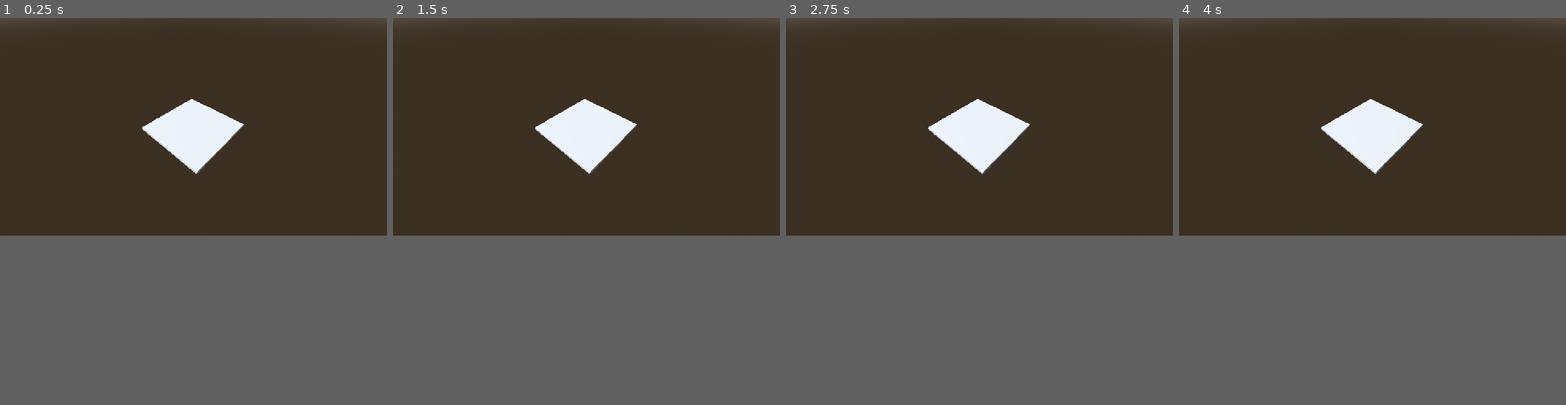
Above: before the commit, frames 1-4 (left to right).
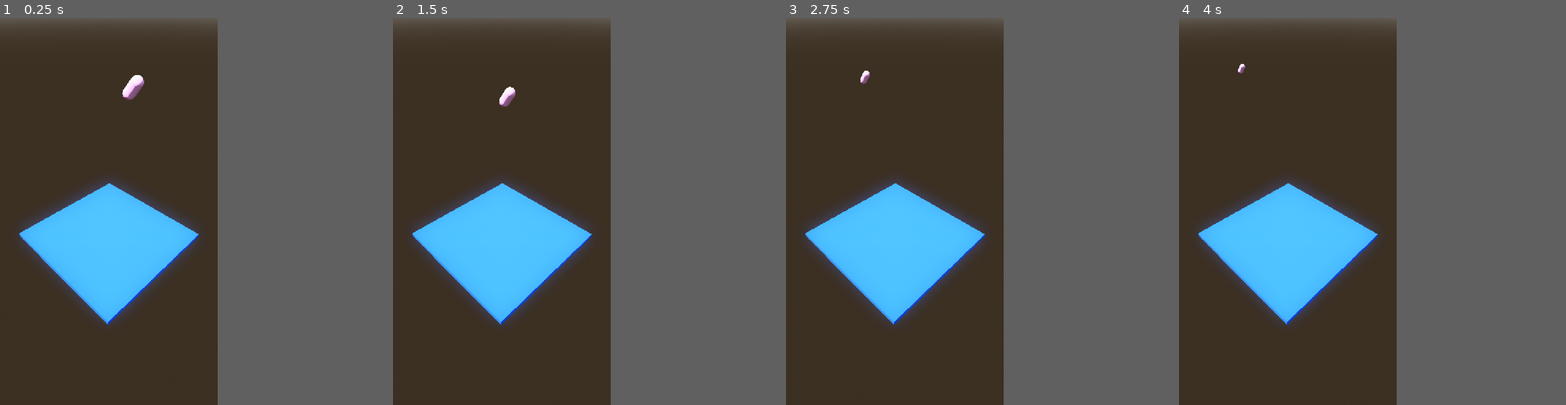
Above: after the commit, the same moments.

Repository: andrzejwitkowski/jenga
Game: Godot game, scene res://Scenes/Test.tscn
Same seed, same stepped clock (60 frames per second), same inputs: the game is played once before the commit and once after it.
Inputs:
- Up to frame 1 (0.25 s): no input
- Up to frame 2 (1.5 s): tap Q (drop, bound only after the commit) at 0.6 s; tap F (freeze, bound only after the commit) at 0.8, 1.35 s; tap Enter at 1.25 s
- Up to frame 3 (2.75 s): tap Q (drop, bound only after the commit) at 1.55, 2.1 s; tap F (freeze, bound only after the commit) at 2.3 s
- Up to frame 4 (4 s): tap Space at 2.75 s; tap F (freeze, bound only after the commit) at 2.85, 3.8 s; tap Q (drop, bound only after the commit) at 3.05, 3.6 s
In our replay, the window is 800x450 before the commit and 450x800 after it. These sizes can differ from the game's own. Grey fills any space a smaller window leaves; there, only what the larger window draws over its background counts as a difference.

The runs differ from the first frame. In frame 1, 13% of the frame differs, in the area x 5-100%, y 0-80%; in frame 2, 13%; in frame 3, 13%; in frame 4, 13%.

Commit message:
rigidbody tests

Diff:
--- a/jenga/Scenes/Test.tscn
+++ b/jenga/Scenes/Test.tscn
@@ -1,4 +1,7 @@
-[gd_scene load_steps=5 format=3 uid="uid://db12w5b003j45"]
+[gd_scene load_steps=12 format=3 uid="uid://db12w5b003j45"]
+
+[ext_resource type="PhysicsMaterial" uid="uid://crns67wign6o" path="res://Scenes/test_phy_mat.tres" id="1_ko2s7"]
+[ext_resource type="Script" uid="uid://do4evk1jg5ipu" path="res://Scenes/capsule3.gd" id="2_gxb1y"]
 
 [sub_resource type="ProceduralSkyMaterial" id="ProceduralSkyMaterial_ot306"]
 sky_horizon_color = Color(0.66224277, 0.6717428, 0.6867428, 1)
@@ -13,10 +16,25 @@
 tonemap_mode = 2
 glow_enabled = true
 
+[sub_resource type="StandardMaterial3D" id="StandardMaterial3D_ot306"]
+albedo_color = Color(0.105882354, 0.34117648, 1, 1)
+
 [sub_resource type="BoxMesh" id="BoxMesh_0dy5s"]
+material = SubResource("StandardMaterial3D_ot306")
 size = Vector3(15, 0.5, 15)
 
-[node name="Node" type="Node3D"]
+[sub_resource type="BoxShape3D" id="BoxShape3D_ko2s7"]
+size = Vector3(15, 0.5, 15)
+
+[sub_resource type="StandardMaterial3D" id="StandardMaterial3D_ko2s7"]
+albedo_color = Color(0.9413577, 0.627194, 0.8583752, 1)
+
+[sub_resource type="CapsuleMesh" id="CapsuleMesh_gxb1y"]
+material = SubResource("StandardMaterial3D_ko2s7")
+
+[sub_resource type="CapsuleShape3D" id="CapsuleShape3D_ot306"]
+
+[node name="Test" type="Node3D"]
 
 [node name="WorldEnvironment" type="WorldEnvironment" parent="."]
 environment = SubResource("Environment_gxb1y")
@@ -26,8 +44,27 @@
 shadow_enabled = true
 
 [node name="Camera3D" type="Camera3D" parent="."]
-transform = Transform3D(-0.7384818, 0.45681405, -0.4959492, 0, 0.7355313, 0.67749083, 0.67427343, 0.50031465, -0.5431765, -14.671714, 20.042278, -16.068844)
+transform = Transform3D(-0.7021795, 0.46144098, -0.5422326, 0, 0.76156265, 0.6480913, 0.71199995, 0.45507643, -0.5347537, -14.906877, 21.522202, -14.70127)
 
 [node name="Floor" type="MeshInstance3D" parent="."]
 mesh = SubResource("BoxMesh_0dy5s")
 skeleton = NodePath("../Camera3D")
+
+[node name="StaticBody3D" type="StaticBody3D" parent="Floor"]
+
+[node name="CollisionShape3D" type="CollisionShape3D" parent="Floor/StaticBody3D"]
+shape = SubResource("BoxShape3D_ko2s7")
+
+[node name="Capsule3" type="RigidBody3D" parent="."]
+transform = Transform3D(0.7099318, -0.5768757, 0.40399426, 0.5638256, 0.8092844, 0.16480121, -0.42201605, 0.11078471, 0.899794, -1.8382168, 16.669409, 0.6992626)
+physics_material_override = ExtResource("1_ko2s7")
+script = ExtResource("2_gxb1y")
+
+[node name="MeshInstance3D" type="MeshInstance3D" parent="Capsule3"]
+transform = Transform3D(0.9999994, 0, 0, 0, 1, 0, 0, 0, 0.99999946, 0, 0, 0)
+mesh = SubResource("CapsuleMesh_gxb1y")
+
+[node name="CollisionShape3D" type="CollisionShape3D" parent="Capsule3"]
+shape = SubResource("CapsuleShape3D_ot306")
+
+[connection signal="sleeping_state_changed" from="Capsule3" to="Capsule3" method="_on_sleeping_state_changed"]
--- /dev/null
+++ b/jenga/Scenes/capsule3.gd
@@ -0,0 +1,19 @@
+extends RigidBody3D
+
+var cnt: int = 0
+var p: int = 0
+
+# Called when the node enters the scene tree for the first time.
+func _ready() -> void:
+	pass # Replace with function body.
+#
+func _integrate_forces(state: PhysicsDirectBodyState3D) -> void:
+	if Input.is_action_just_pressed("drop"):
+		state.linear_velocity = Vector3(20.0, 0 , 10.5)
+
+func _physics_process(delta: float) -> void:
+	if Input.is_action_just_pressed("freeze"):
+		freeze = !freeze
+
+func _on_sleeping_state_changed() -> void:
+	print("Sleeping: ", sleeping)
--- /dev/null
+++ b/jenga/Scenes/test_phy_mat.tres
@@ -0,0 +1,4 @@
+[gd_resource type="PhysicsMaterial" format=3 uid="uid://crns67wign6o"]
+
+[resource]
+bounce = 0.05
--- a/jenga/project.godot
+++ b/jenga/project.godot
@@ -17,5 +17,20 @@
 
 [display]
 
+window/size/viewport_width=648
+window/size/viewport_height=1152
 window/stretch/mode="canvas_items"
 window/stretch/aspect="keep_width"
+
+[input]
+
+drop={
+"deadzone": 0.2,
+"events": [Object(InputEventKey,"resource_local_to_scene":false,"resource_name":"","device":-1,"window_id":0,"alt_pressed":false,"shift_pressed":false,"ctrl_pressed":false,"meta_pressed":false,"pressed":false,"keycode":0,"physical_keycode":81,"key_label":0,"unicode":113,"location":0,"echo":false,"script":null)
+]
+}
+freeze={
+"deadzone": 0.2,
+"events": [Object(InputEventKey,"resource_local_to_scene":false,"resource_name":"","device":-1,"window_id":0,"alt_pressed":false,"shift_pressed":false,"ctrl_pressed":false,"meta_pressed":false,"pressed":false,"keycode":0,"physical_keycode":70,"key_label":0,"unicode":102,"location":0,"echo":false,"script":null)
+]
+}
Not shown, added: jenga/Scenes/capsule3.gd.uid
